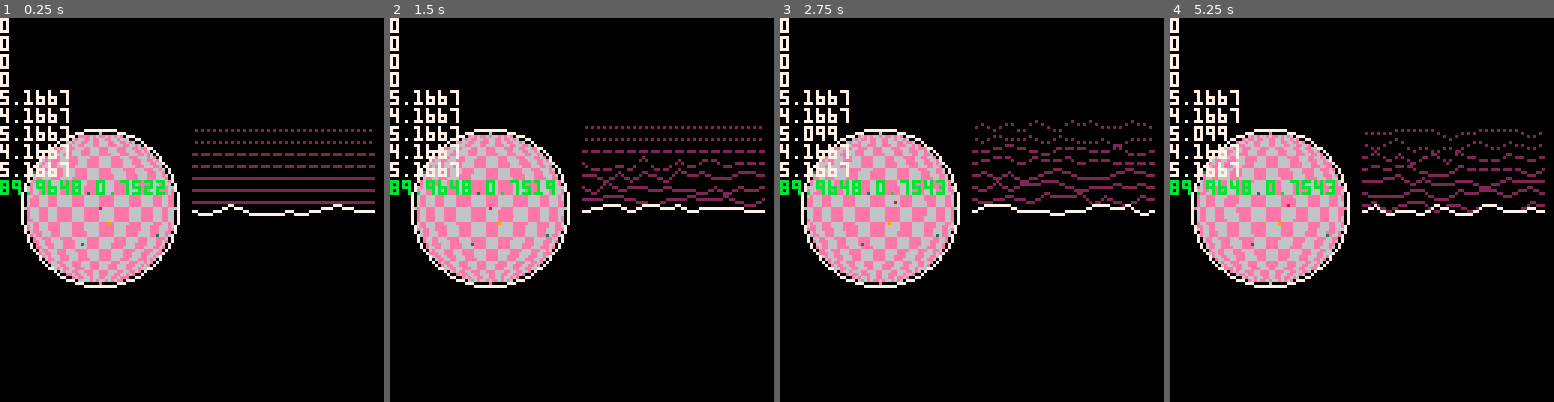
Above: before the commit, frames 1-4 (left to right).
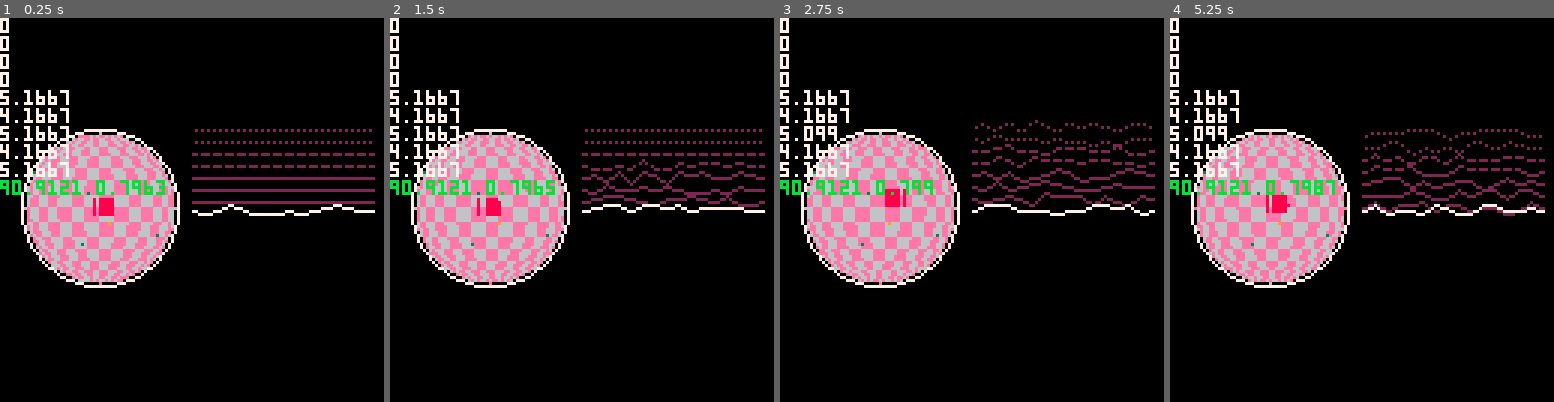
Above: after the commit, the same moments.

Repository: GerodruS/scanner8
Game: PICO-8 cartridge game.p8
Two runs of this game, one before a commit and one after it. Both use one fixed random seed, a clock stepped at 60 frames per second and the inputs below.
Inputs:
- Up to frame 1 (0.25 s): no input
- Up to frame 2 (1.5 s): tap X (X key) at 0.33, 1.07 s
- Up to frame 3 (2.75 s): hold Right 1.6-2.1 s; tap X (X key) at 1.85 s; hold Up 2.15-2.42 s; hold Right from 2.47 s (still down)
- Up to frame 4 (5.25 s): tap X (X key) at 2.97, 4.08, 5.2 s; release Right at 3.03 s; hold Left 3.08-3.58 s; hold Down 3.63-3.97 s; hold Right 4.02-4.68 s; hold Up 4.73-5.03 s; hold Left from 5.08 s (still down)

The runs differ from the first frame. In frame 1, 0.5% of the frame differs, in the area x 0-43%, y 34-65%; in frame 2, 2.6%, in the area x 0-98%, y 28-64%; in frame 3, 1.3%; in frame 4, 1.9%.

Commit message:
Continued to add surface

Diff:
--- a/game.p8
+++ b/game.p8
@@ -42,16 +42,19 @@
 end
 
 function _draw()
- cls()
-
+ local sp=vcpy(scanner_pos)
+ vflr(sp)
+
+-- cls()
+
+ surface.draw(sp)
+-- if (true) return
  planet.draw(surface.get_pixel)
 -- if (true) color(11) print(stat(0)..' '..stat(1)) return
 
 -- pset(planet_center[1],planet_center[2],7)
  circ(planet_center[1],planet_center[2],planet_radius+1,7)
 
- local sp=vcpy(scanner_pos)
- vflr(sp)
 
  sources.draw(sp)
  sources.debug_print(sp)
@@ -397,8 +400,15 @@
  memcpy(0x1000,0x6000,1024*4)
 
  return {
+  draw=function(p)
+   cls()
+   memcpy(0x6000+1024*2,0x1000,1024*4)
+   rectfill(p[1]-2,p[2]-2,p[1]+2,p[2]+2,8)
+   memcpy(0x2000,0x6000+1024*2,1024*4)
+   cls()
+  end,
   get_pixel=function(x,y)
-   local c=peek(0x1000+(x+y*128)*0.5)
+   local c=peek(0x2000+(x+y*128)*0.5)
    if (x%2==0) c=shr(c,4)
    c=band(c,15)
    return c
